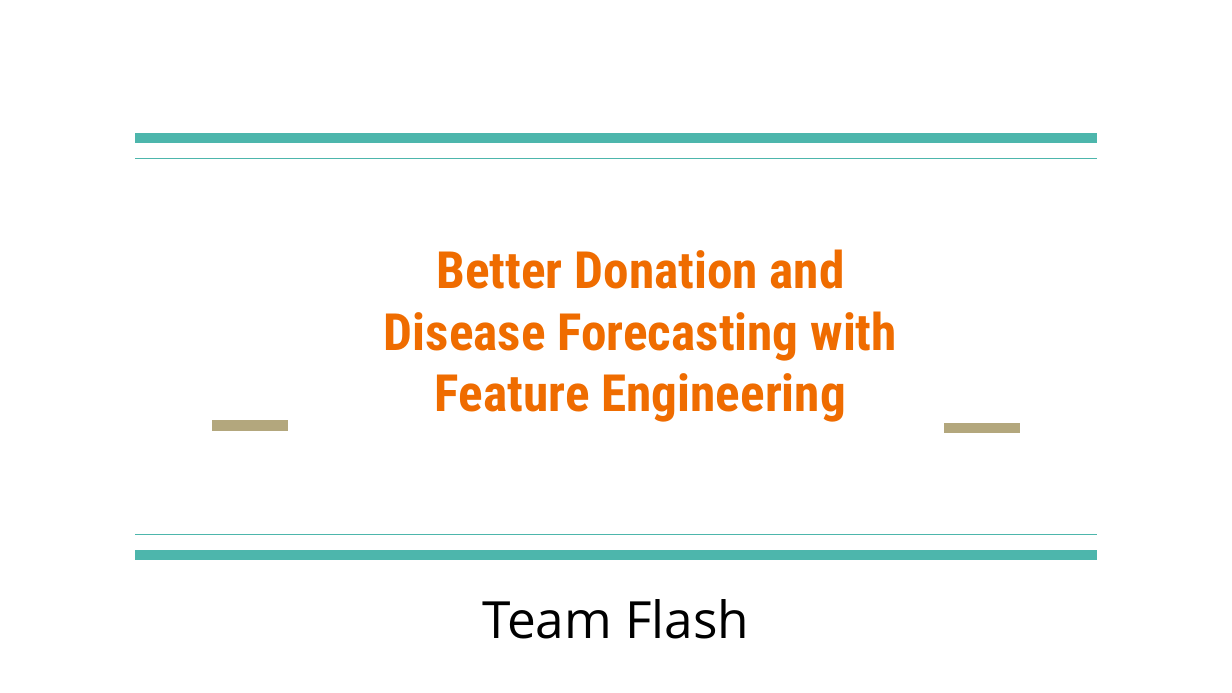
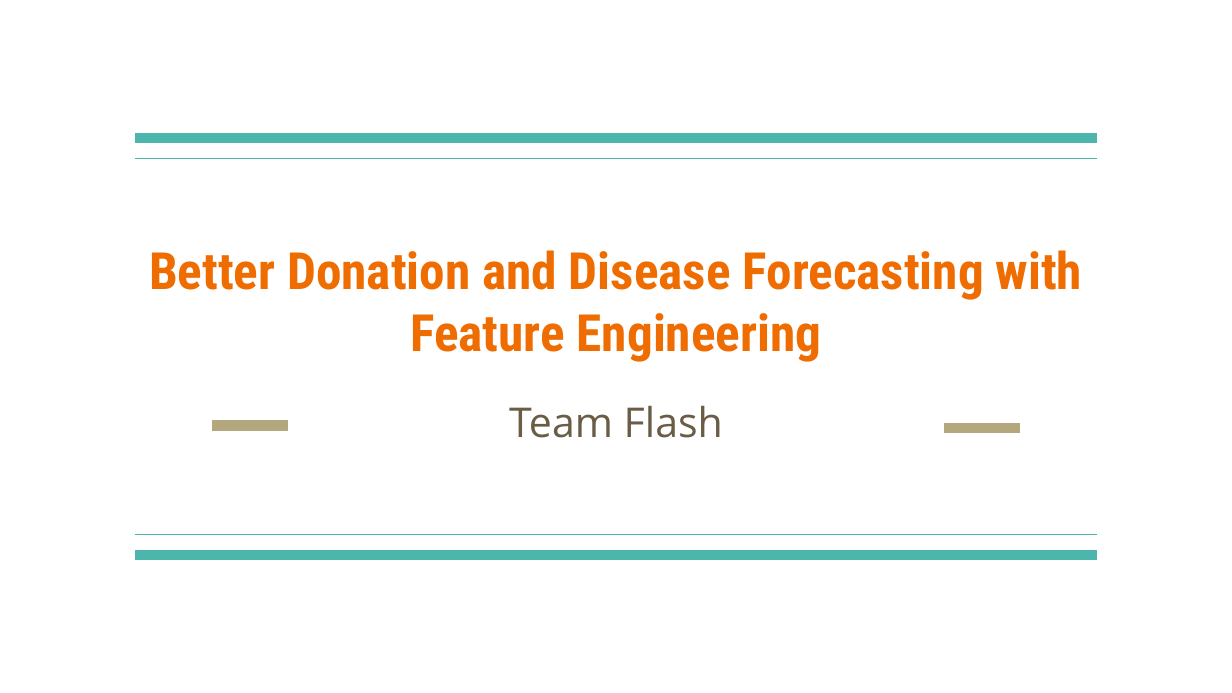
Before and after one commit to aaqibqadeer/Blood-Group-Forecasting, a slide deck: slide 1 of Pitch.pptx. Drawn at 1232x693 pixels with LibreOffice and Linux fonts; fonts in the diff are those of the drawing. Boxes give left, top, right and bottom in pixels: in the first picture for what was removed or moved away, otherwise in the second. Text is boxed around its words. In the diff, an @@ line names an element or a change of style, - is before the commit and + after.

```diff
--- a/Pitch.pptx
+++ b/Pitch.pptx
@@ title "Better Donation and Disease Forecasting ..." rewrapped from <box>384,249,897,422</box> to <box>149,250,1082,362</box> @@
@@ subtitle "Team Flash": place and size @@
-subtitle "Team Flash" at <box>482,599,749,639</box>
+subtitle "Team Flash" at <box>509,405,723,438</box>
@@ subtitle "Team Flash" at <box>509,405,723,438</box>: size 30 to 24 pt, text colour #000000 to #695D46 @@
```
Also in this commit, not shown: 2 slides added, 8 slides removed.
